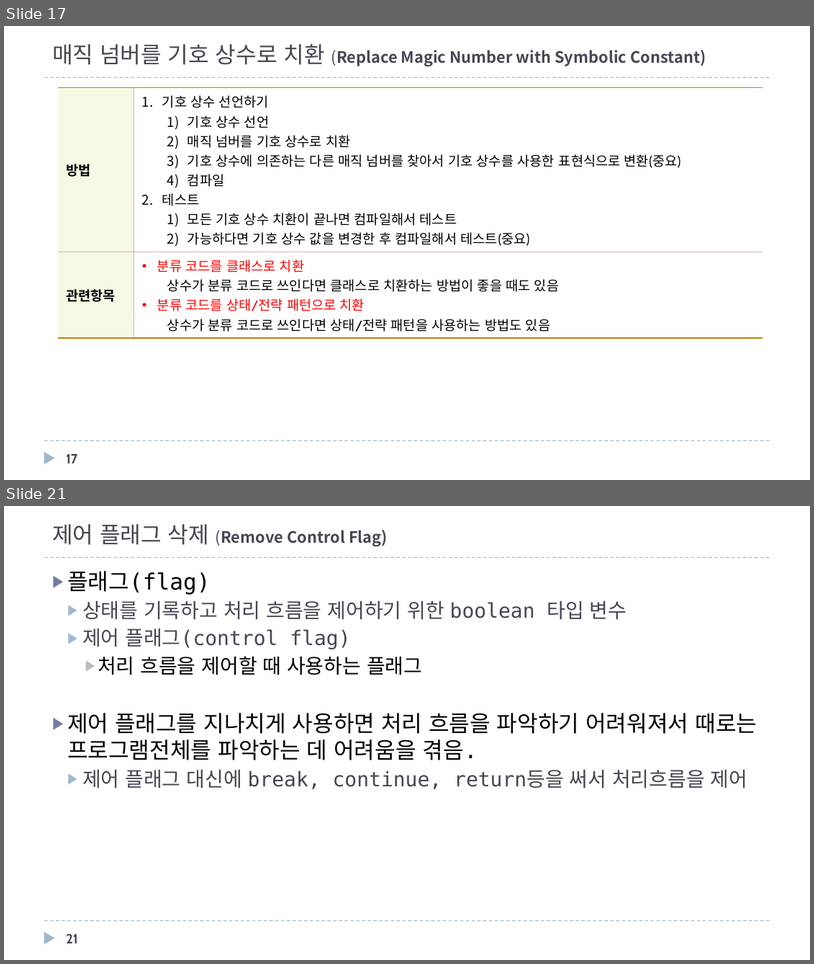
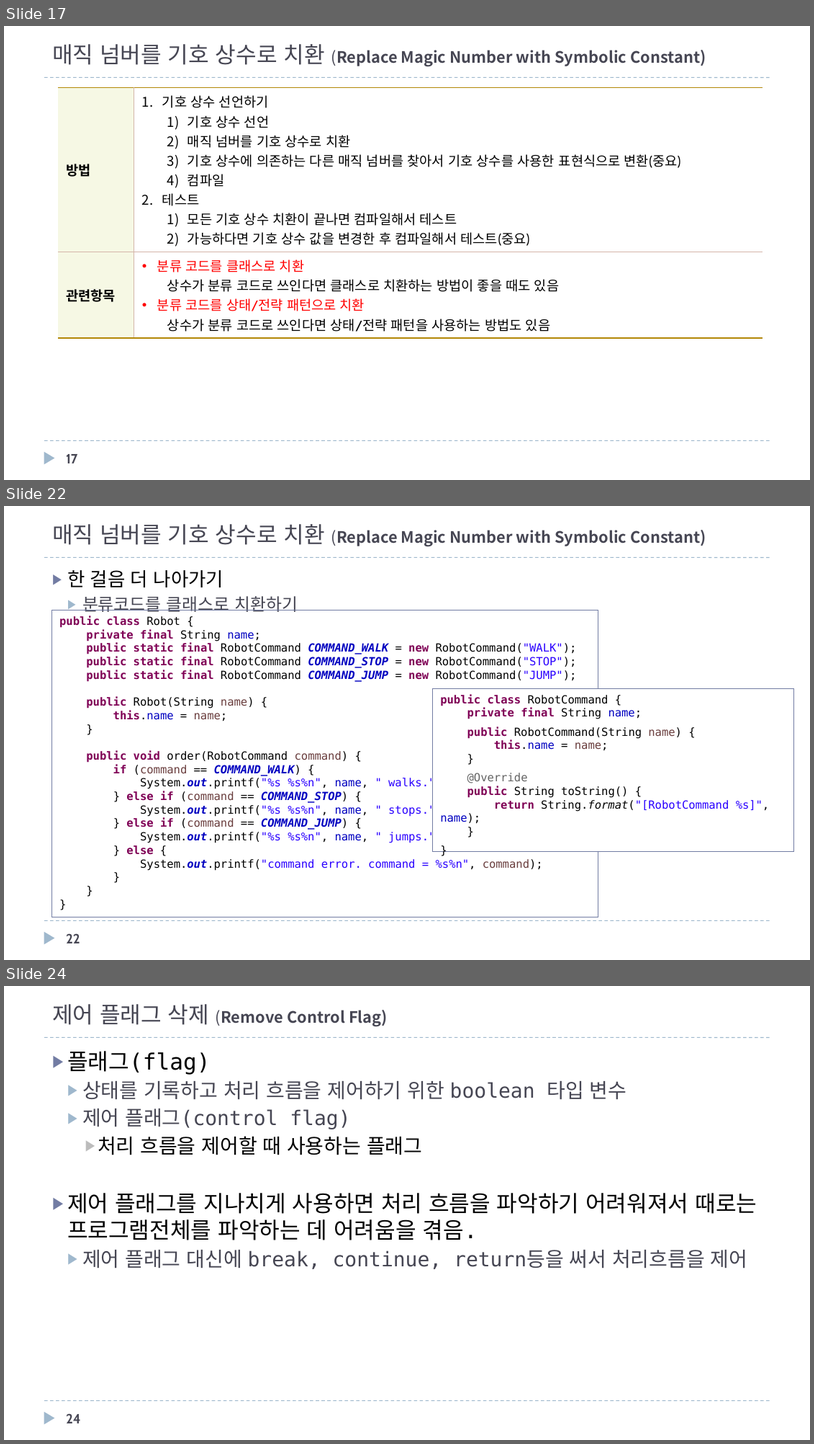
Before and after one commit to mkgungor/refactoring_java, a slide deck: ppt/자바로 배우는 리팩토링 입문.pptx. Shown one above the other, each under a label of ours: slides 17 and 21 before the commit, slides 17, 22 and 24 after it; the slides between them are not shown. The pictures are 814x964 and 814x1444 pixels, drawn with LibreOffice and Linux fonts; fonts in the diff are those of the drawing. Boxes give left, top, right and bottom in pixels: in the first picture for what was removed or moved away, otherwise in the second. Text is boxed around its words. In the diff, an @@ line names an element or a change of style, - is before the commit and + after.

```diff
--- a/ppt/자바로 배우는 리팩토링 입문.pptx
+++ b/ppt/자바로 배우는 리팩토링 입문.pptx
@@ slide 22 added at (4, 506, 810, 960), background #FFFFFF; not listed: 3 template elements that a slide beside it also shows @@
@@ title added at (52, 524, 706, 547), 14 pt, text #464653, bold @@
+매직 넘버를 기호 상수로 치환 (Replace Magic Number with Symbolic Constant)
@@ text added at (67, 570, 298, 612), 15.3 pt, text #464653 @@
+▶ 한 걸음 더 나아가기
+  ▶ 분류코드를 클래스로 치환하기
@@ rectangle added at (52, 610, 598, 916), outline #727CA3 0.75 pt, 10 pt, text #000000 @@
+public class Robot {
+private final String name;
+public static final RobotCommand COMMAND_WALK = new RobotCommand("WALK");
+public static final RobotCommand COMMAND_STOP = new RobotCommand("STOP");
+public static final RobotCommand COMMAND_JUMP = new RobotCommand("JUMP");
+public Robot(String name) {
+this.name = name;
+}
+public void order(RobotCommand command) {
+if (command == COMMAND_WALK) {
+System.out.printf("%s %s%n", name, " walks.");
+} else if (command == COMMAND_STOP) {
+System.out.printf("%s %s%n", name, " stops.");
+} else if (command == COMMAND_JUMP) {
+System.out.printf("%s %s%n", name, " jumps.");
+} else {
+System.out.printf("command error. command = %s%n", command);
+}
+}
+}
@@ rectangle added at (432, 688, 795, 851), fill #FFFFFF, outline #727CA3 0.75 pt, 10 pt, text #000000 @@
+public class RobotCommand {
+private final String name;
+public RobotCommand(String name) {
+this.name = name;
+}
+@Override
+public String toString() {
+return String.format("[RobotCommand %s]", name);
+}
+}
@@ page number added at (66, 933, 80, 943), 12 pt, text #464653, bold @@
+22
@@ what was slide 21 is now slide 24 @@
@@ page number at (66, 1413, 81, 1423): text changed @@
-21
+24
```
Also in this commit, not shown: 7 slides changed, 2 other slides added, 1 other file.
